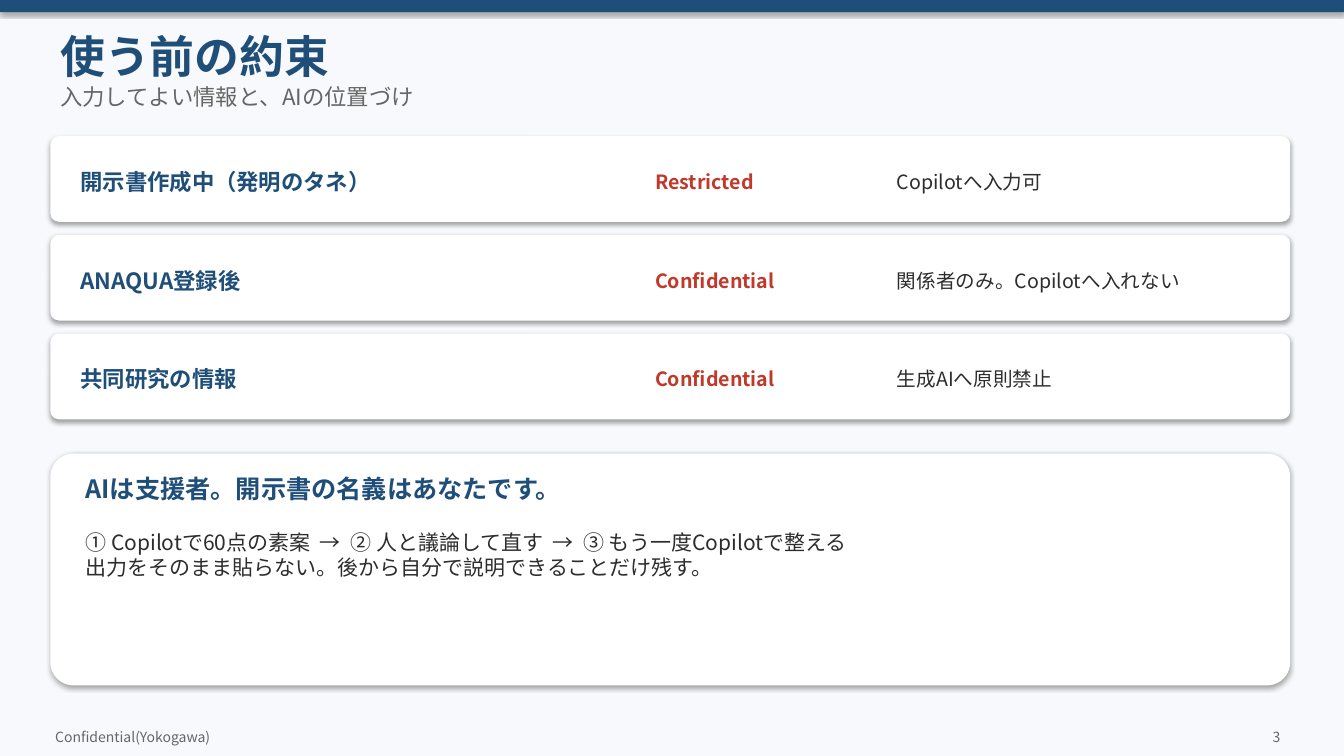
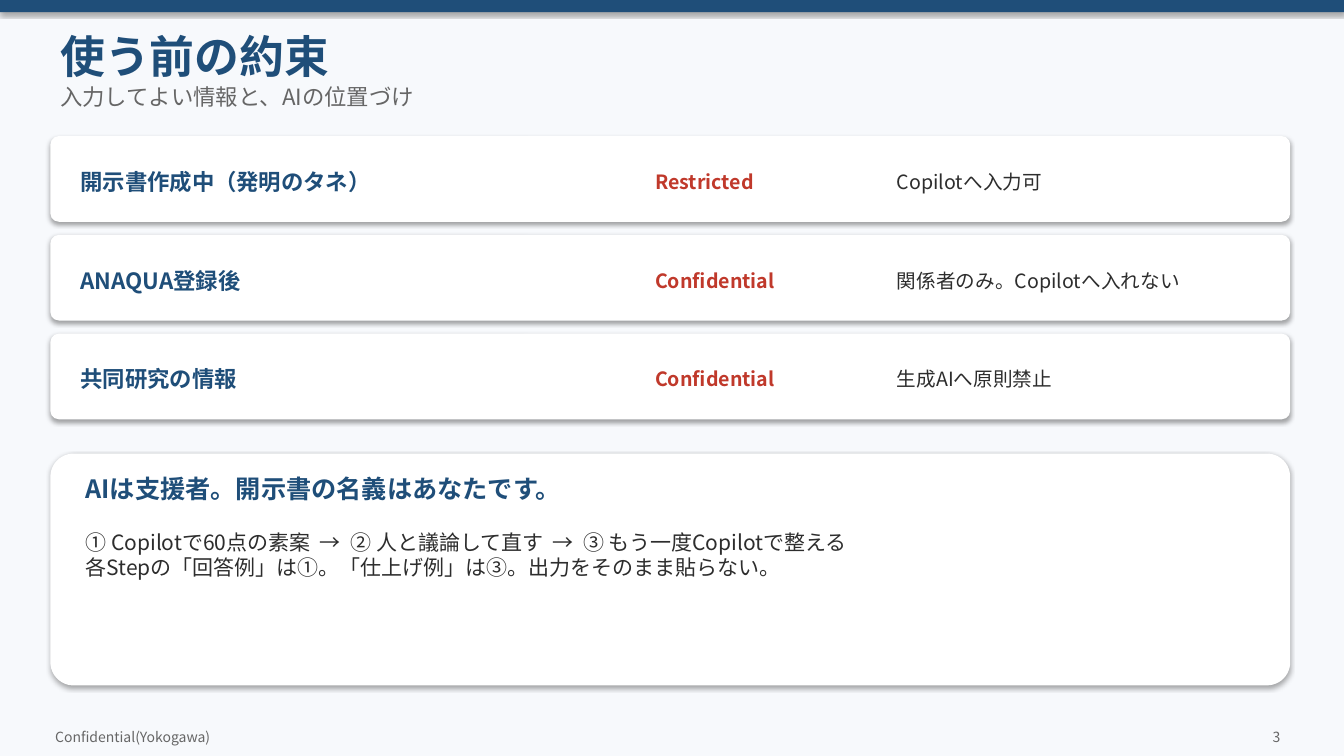
Before and after one commit to zhexingwang/ppt, a slide deck: slide 3 of decks/05_Copilot発明開示書/Copilot発明開示書_訂正反映.pptx. Drawn at 1344x756 pixels with LibreOffice and Linux fonts; fonts in the diff are those of the drawing. Boxes give left, top, right and bottom in pixels: in the first picture for what was removed or moved away, otherwise in the second. Text is boxed around its words. In the diff, an @@ line names an element or a change of style, - is before the commit and + after.

```diff
--- a/decks/05_Copilot発明開示書/Copilot発明開示書_訂正反映.pptx
+++ b/decks/05_Copilot発明開示書/Copilot発明開示書_訂正反映.pptx
@@ text at bbox=[85, 532, 847, 580]: text changed @@
-① Copilotで60点の素案 → ② 人と議論して直す → ③ もう一度Copilotで整える
-出力をそのまま貼らない。後から自分で説明できることだけ残す。
+① Copilotで60点の素案 → ② 人と議論して直す → ③ もう一度Copilotで整える
+各Stepの「回答例」は①。「仕上げ例」は③。出力をそのまま貼らない。
```
Also in this commit, not shown: 11 other slides changed, 14 slides added, 1 slide removed, 28 other files.
